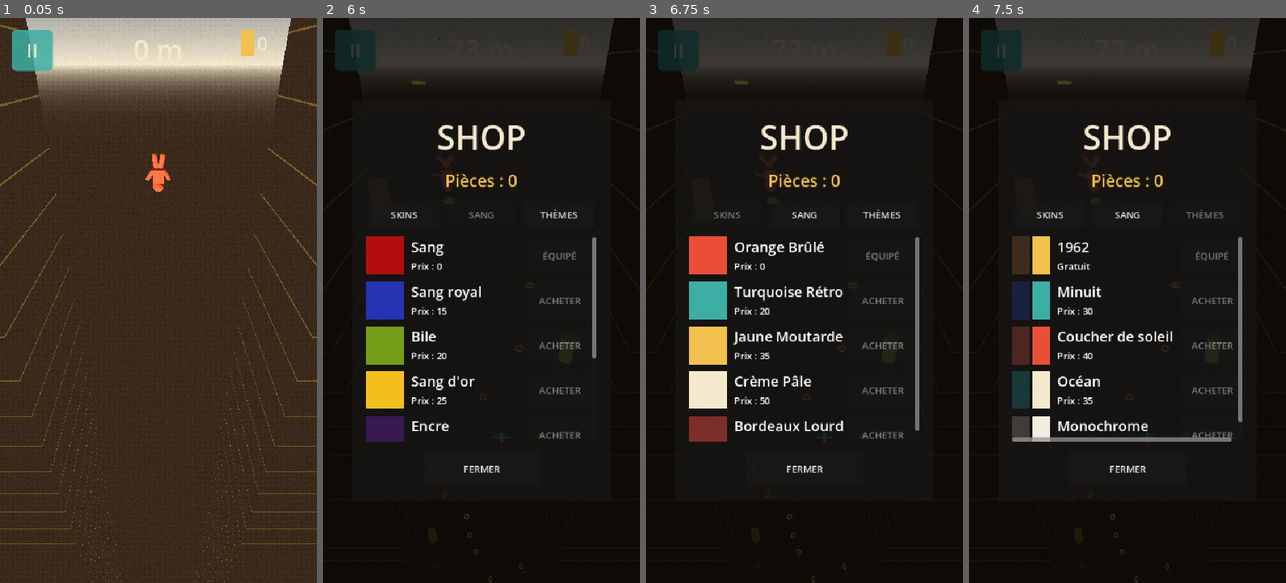
Above: before the commit, frames 1-4 (left to right).
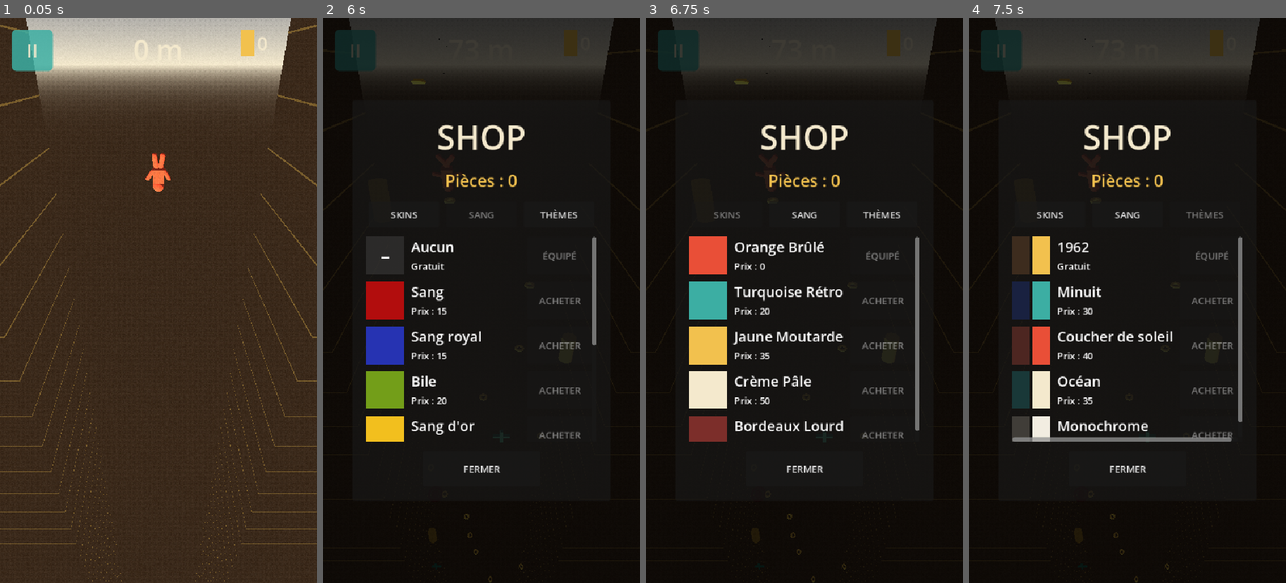
Above: after the commit, the same moments.

Repository: quvntvn/Hyperdive
Game: Godot game, scene res://scenes/game/main_game.tscn
Same seed, same stepped clock (60 frames per second), same inputs: the game is played once before the commit and once after it. This scene is started directly instead of the project's main scene.
Inputs (mouse positions are in pixels of both pictures, inside the frame that each line leads up to):
- Up to frame 1 (0.05 s): no input
- Up to frame 2 (6 s): tap Enter at 0.5 s; move the mouse to (551, 272) at 0.52 s; hold D (move_right) 0.53-1.25 s; tap 1 at 0.6, 5.1 s; click (551, 272) at 0.67 s; drag from (418, 328) to (465, 413) at 1.27 s; move the mouse to (513, 176) at 2.02 s; hold D (move_right) 2.03-2.75 s; tap 3 at 2.1 s; drag from (465, 413) to (386, 215) at 2.77 s; move the mouse to (576, 385) at 3.52 s; hold A (move_left) 3.53-4.25 s; tap 2 at 3.6 s; drag from (386, 215) to (433, 159) at 4.27 s; move the mouse to (497, 300) at 5.02 s; hold S 5.03-5.75 s; click (497, 300) at 5.17 s; click "SANG" at 5.75 s
- Up to frame 3 (6.75 s): click "SKINS" at 6.5 s
- Up to frame 4 (7.5 s): click "THÈMES" at 7.25 s

Frame 1 is identical in both runs. In frame 2, 4.9% of the frame differs, in the area x 13-87%, y 3-75%; in frame 3, less than 0.1%; in frame 4, less than 0.1%.

Commit message:
feat(cosmetics): option SANG "Aucun" gratuite par défaut, Sang rouge devient payant
- Catalog : "none" (Aucun, gratuit) en première entrée TRAILS ; "sang" passe à 15 pièces
- SettingsManager : défauts owned_trails=["none"], equipped_trail="none" ;
  migration trail : "none" garanti dans owned_trails, legacy IDs → "none" équipé
- Shop : pastille grisée + tiret pour "Aucun" ; "Gratuit" affiché pour price==0

Co-Authored-By: Claude Sonnet 4.6 <noreply@anthropic.com>

Diff:
--- a/hyperdive/scripts/autoload/cosmetics_catalog.gd
+++ b/hyperdive/scripts/autoload/cosmetics_catalog.gd
@@ -16,7 +16,8 @@
 	return SKINS[0]
 
 const TRAILS: Array[Dictionary] = [
-	{"id": "sang",     "name": "Sang",        "color": Color(0.70, 0.05, 0.05), "price": 0},
+	{"id": "none",     "name": "Aucun",       "color": Color(0.0,  0.0,  0.0,  0.0), "price": 0},
+	{"id": "sang",     "name": "Sang",        "color": Color(0.70, 0.05, 0.05), "price": 15},
 	{"id": "royal",    "name": "Sang royal",   "color": Color(0.15, 0.20, 0.70), "price": 15},
 	{"id": "bile",     "name": "Bile",         "color": Color(0.45, 0.62, 0.10), "price": 20},
 	{"id": "ichor",    "name": "Sang d'or",    "color": Color(0.95, 0.75, 0.12), "price": 25},
--- a/hyperdive/scripts/autoload/settings_manager.gd
+++ b/hyperdive/scripts/autoload/settings_manager.gd
@@ -26,8 +26,8 @@
 var best_distance: int = 0
 var owned_skins: Array[String] = ["default"]
 var equipped_skin: String = "default"
-var owned_trails: Array[String] = ["sang"]
-var equipped_trail: String = "sang"
+var owned_trails: Array[String] = ["none"]
+var equipped_trail: String = "none"
 var owned_themes: Array[String] = ["default"]
 var equipped_theme: String = "default"
 var claimed_missions: Array[String] = []
@@ -304,13 +304,13 @@
 func _migrate_trails() -> void:
 	var legacy_ids: Array[String] = ["default", "turquoise", "orange", "mustard", "bordeaux", "creme"]
 	if equipped_trail in legacy_ids:
-		equipped_trail = "sang"
+		equipped_trail = "none"
 	var cleaned: Array[String] = []
 	for tid in owned_trails:
 		if not tid in legacy_ids:
 			cleaned.append(tid)
-	if not "sang" in cleaned:
-		cleaned.insert(0, "sang")
+	if not "none" in cleaned:
+		cleaned.insert(0, "none")
 	owned_trails.assign(cleaned)
 
 func save_settings() -> void:
@@ -351,8 +351,8 @@
 	best_distance = cfg.get_value("stats", "best_distance", 0)
 	owned_skins.assign(cfg.get_value("cosmetics", "owned_skins", ["default"]))
 	equipped_skin = cfg.get_value("cosmetics", "equipped_skin", "default")
-	owned_trails.assign(cfg.get_value("cosmetics", "owned_trails", ["sang"]))
-	equipped_trail = cfg.get_value("cosmetics", "equipped_trail", "sang")
+	owned_trails.assign(cfg.get_value("cosmetics", "owned_trails", ["none"]))
+	equipped_trail = cfg.get_value("cosmetics", "equipped_trail", "none")
 	_migrate_trails()
 	owned_themes.assign(cfg.get_value("cosmetics", "owned_themes", ["default"]))
 	equipped_theme = cfg.get_value("cosmetics", "equipped_theme", "default")
--- a/hyperdive/scripts/ui/shop_screen.gd
+++ b/hyperdive/scripts/ui/shop_screen.gd
@@ -108,7 +108,17 @@
 		row.add_theme_constant_override("separation", 12)
 		var preview := ColorRect.new()
 		preview.custom_minimum_size = Vector2(64.0, 64.0)
-		preview.color = trail["color"]
+		if trail_id == "none":
+			preview.color = Color(0.3, 0.3, 0.3, 0.4)
+			var dash := Label.new()
+			dash.text = "–"
+			dash.horizontal_alignment = HORIZONTAL_ALIGNMENT_CENTER
+			dash.vertical_alignment = VERTICAL_ALIGNMENT_CENTER
+			dash.set_anchors_and_offsets_preset(Control.PRESET_FULL_RECT)
+			dash.add_theme_font_size_override("font_size", 32)
+			preview.add_child(dash)
+		else:
+			preview.color = trail["color"]
 		row.add_child(preview)
 		var info := VBoxContainer.new()
 		info.size_flags_horizontal = Control.SIZE_EXPAND_FILL
@@ -116,7 +126,7 @@
 		name_label.text = trail["name"]
 		name_label.add_theme_font_size_override("font_size", 24)
 		var price_label := Label.new()
-		price_label.text = "Prix : " + str(price)
+		price_label.text = "Prix : " + str(price) if price > 0 else "Gratuit"
 		info.add_child(name_label)
 		info.add_child(price_label)
 		row.add_child(info)
